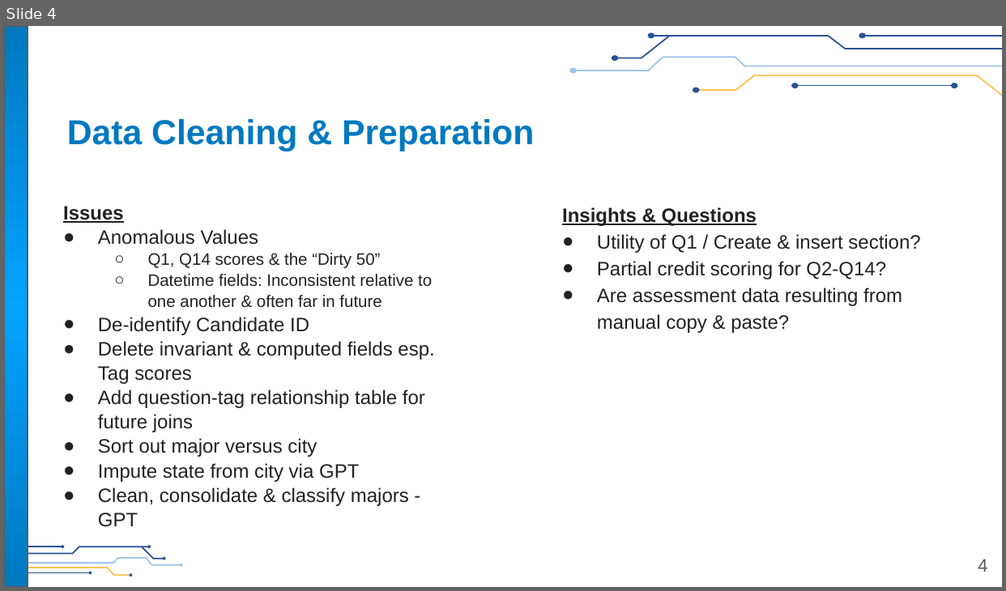
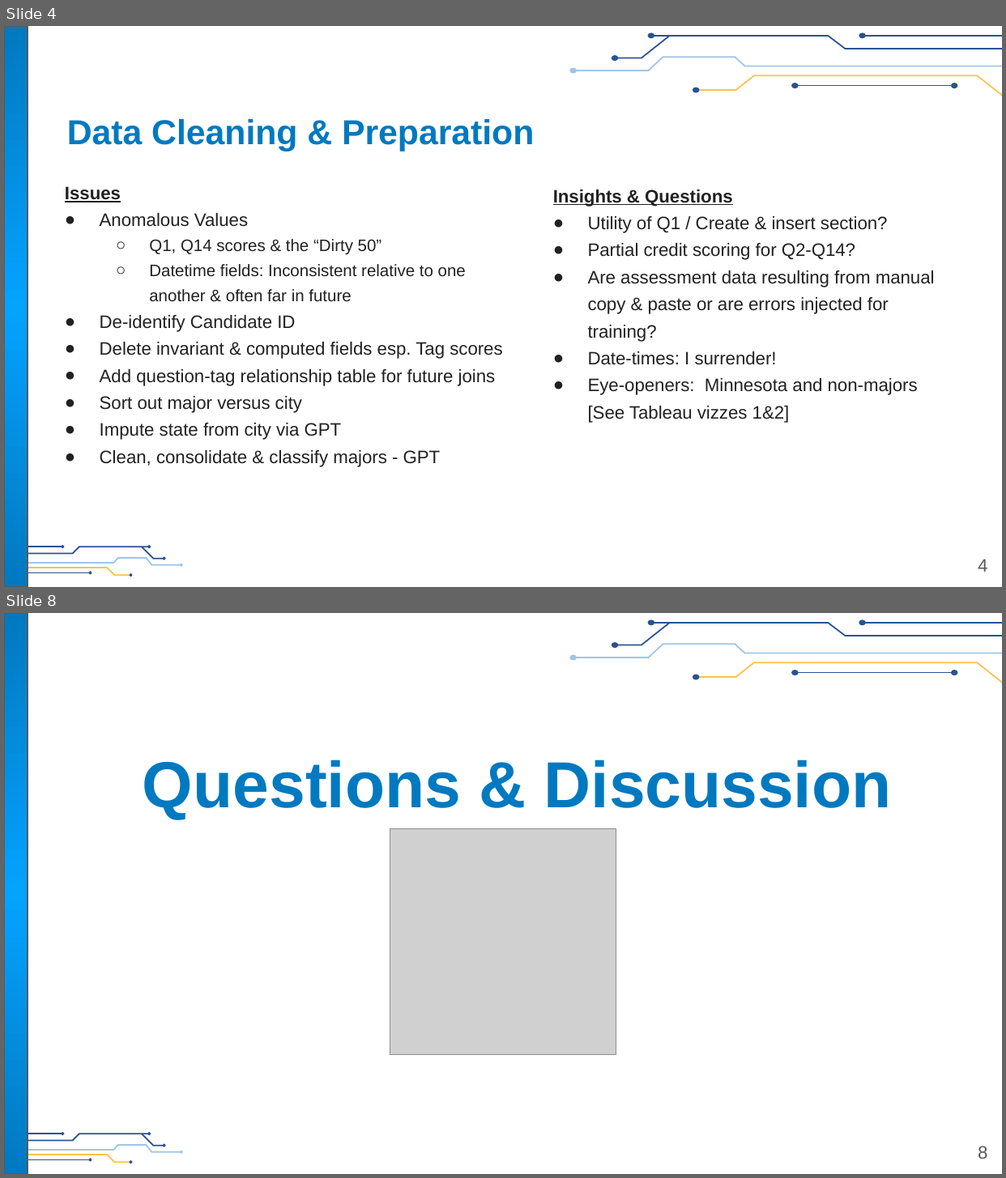
Before and after one commit to flipsmash/PS_demo, a slide deck: Presentation/Finnegan_Sr_Mgr_Learner_Eval&Analytics_Thought_Exercise.pptx. Shown one above the other, each under a label of ours: slide 4 before the commit, slides 4 and 8 after it; the slides between them are not shown. The pictures are 1006x591 and 1006x1178 pixels, drawn with LibreOffice and Linux fonts; fonts in the diff are those of the drawing; grey boxes stand for pictures; background and template pictures are left out. Boxes give left, top, right and bottom in pixels: in the first picture for what was removed or moved away, otherwise in the second. Text is boxed around its words. In the diff, an @@ line names an element or a change of style, - is before the commit and + after.

```diff
--- a/Presentation/Finnegan_Sr_Mgr_Learner_Eval&Analytics_Thought_Exercise.pptx
+++ b/Presentation/Finnegan_Sr_Mgr_Learner_Eval&Analytics_Thought_Exercise.pptx
@@ slide 8 added at (x1=4, y1=613, x2=1002, y2=1174), background #FFFFFF; not listed: 27 template elements that a slide beside it also shows @@
@@ title added at (x1=143, y1=760, x2=892, y2=820), 47 pt, text #0079C0, bold @@
+Questions & Discussion
@@ picture added at (x1=390, y1=828, x2=616, y2=1054) @@
@@ page number added at (x1=978, y1=1146, x2=987, y2=1159), 13 pt, text #595959 @@
+8
@@ slide 4 changed as well @@
@@ text "Issues" moved from (x1=63, y1=206, x2=434, y2=527) to (x1=65, y1=186, x2=502, y2=467) @@
@@ text "Issues" at (x1=65, y1=186, x2=502, y2=467): size 14 to 13 pt in "Issues", "Anomalous Values", "De-identify Candidate ID", "Delete invariant & computed fields esp. Tag ..." and 4 more places; line spacing 1.05 to 1.15; line spacing 1.05 to 1.25 @@
@@ text "Insights & Questions" moved from (x1=562, y1=207, x2=920, y2=333) to (x1=553, y1=190, x2=935, y2=423) @@
@@ text at (x1=553, y1=190, x2=888, y2=260): size 14 to 13 pt in "Insights & Questions", "Utility of Q1 / Create & insert ...", "Partial credit scoring for Q2-Q14?"; line spacing 1.15 to 1.25 @@
@@ text at (x1=588, y1=271, x2=935, y2=423): text changed; size 14 to 13 pt @@
-● Are assessment data resulting from manual copy & paste?
+● Are assessment data resulting from manual copy & paste or are errors injected for training?
+● Date-times: I surrender!
+● Eye-openers: Minnesota and non-majors
+  [See Tableau vizzes 1&2]
```
Also in this commit, not shown: 2 other slides changed, 3 other slides added, 1 slide removed, 14 other files.
